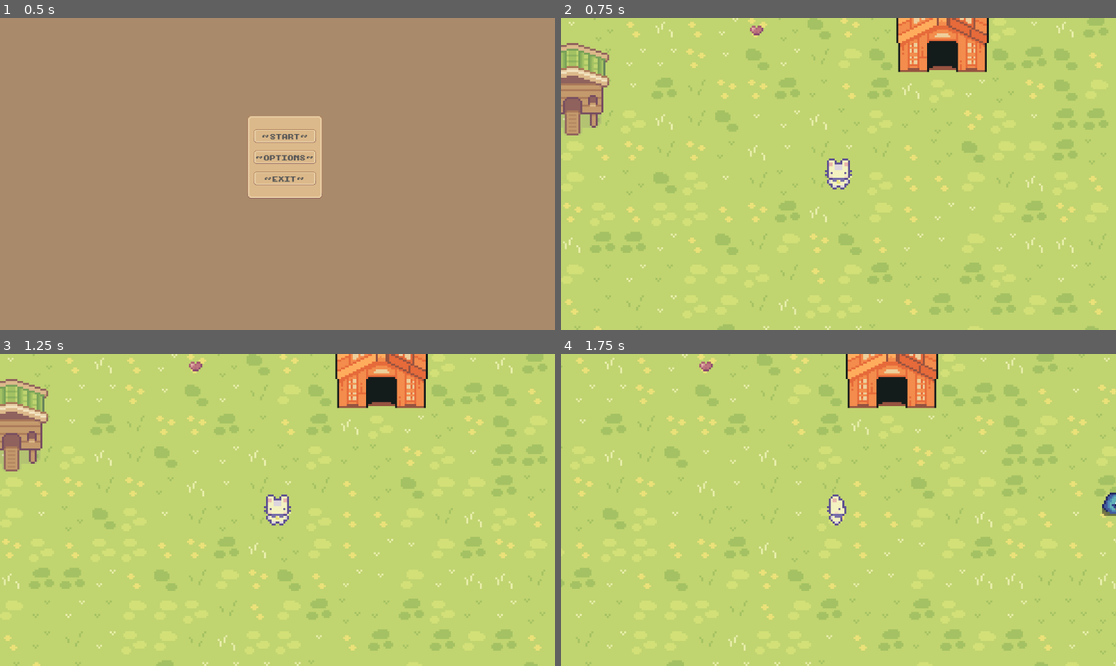
Above: before the commit, frames 1-4 (two rows, left to right).
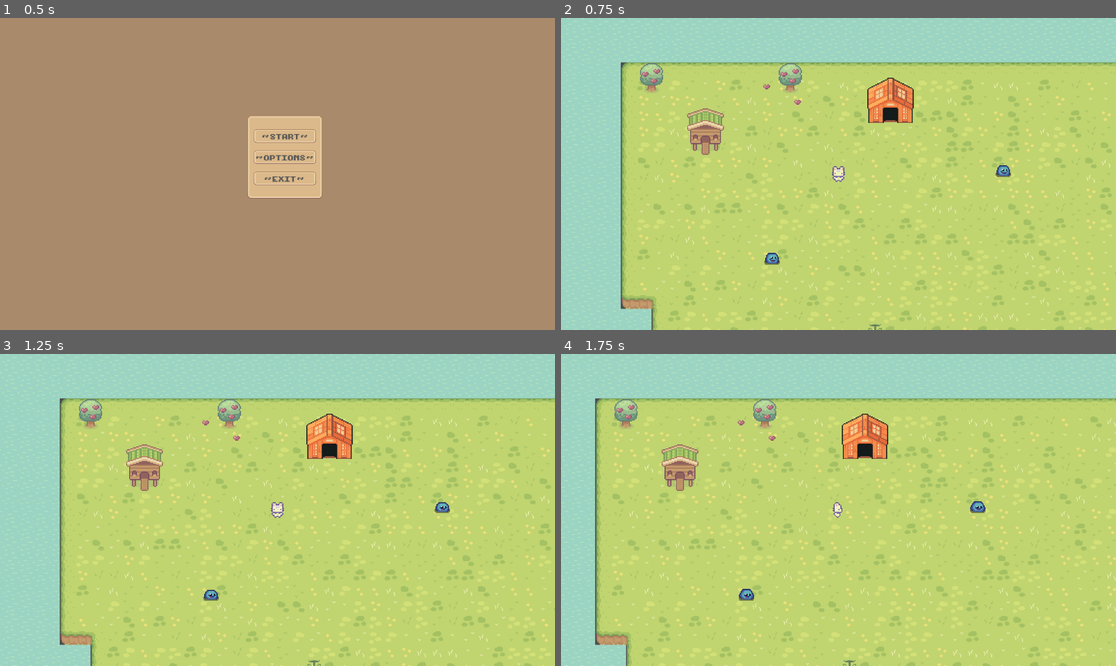
Above: after the commit, the same moments.

Repository: imlana21/top-down-game2
Game: Godot game, scene res://scene/menu/main/main.tscn
The game is run twice, just before and just after one commit, with the same random seed, the same clock (stepped at 60 frames per second) and the same inputs.
Inputs (mouse positions are in pixels of both pictures, inside the frame that each line leads up to):
- Up to frame 1 (0.5 s): no input
- Up to frame 2 (0.75 s): click "~ START ~" at 0.5 s
- Up to frame 3 (1.25 s): no input
- Up to frame 4 (1.75 s): tap Enter at 1.25 s; move the mouse to (960, 494) at 1.27 s; hold D (walk_right) from 1.28 s (still down); click (960, 494) at 1.35 s

Frame 1 is identical in both runs. In frame 2, 37% of the frame differs, in the area x 0-100%, y 0-100%; in frame 3, 37%; in frame 4, 33%.

Commit message:
Change Combat Scene

Diff:
--- a/scene/player/screen/screen.tscn
+++ b/scene/player/screen/screen.tscn
@@ -8,7 +8,7 @@
 script = ExtResource("1_ayc6u")
 
 [node name="Camera2D" type="Camera2D" parent="."]
-zoom = Vector2(4, 4)
+zoom = Vector2(2, 2)
 
 [node name="Player" parent="." instance=ExtResource("1_ch7dy")]
 
--- a/scene/rooms/world.gd
+++ b/scene/rooms/world.gd
@@ -8,7 +8,7 @@
 	Autoload.world = self
 
 func _process(delta):
-	Autoload.pause_scale = Vector2(0.3, 0.3)
+	Autoload.pause_scale = Vector2(0.5, 0.5)
 	Autoload.pause_position = Autoload.player.get_global_position()
 
 func _on_door_area_body_entered(body):
